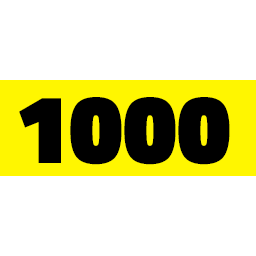
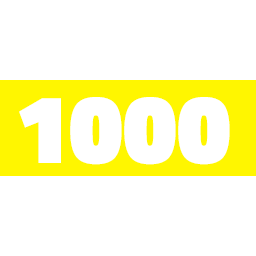
The second 256 × 256 image is a revision of the first. Changes to its layers:
painted on "1000" over left=19, top=97, right=230, bottom=165
